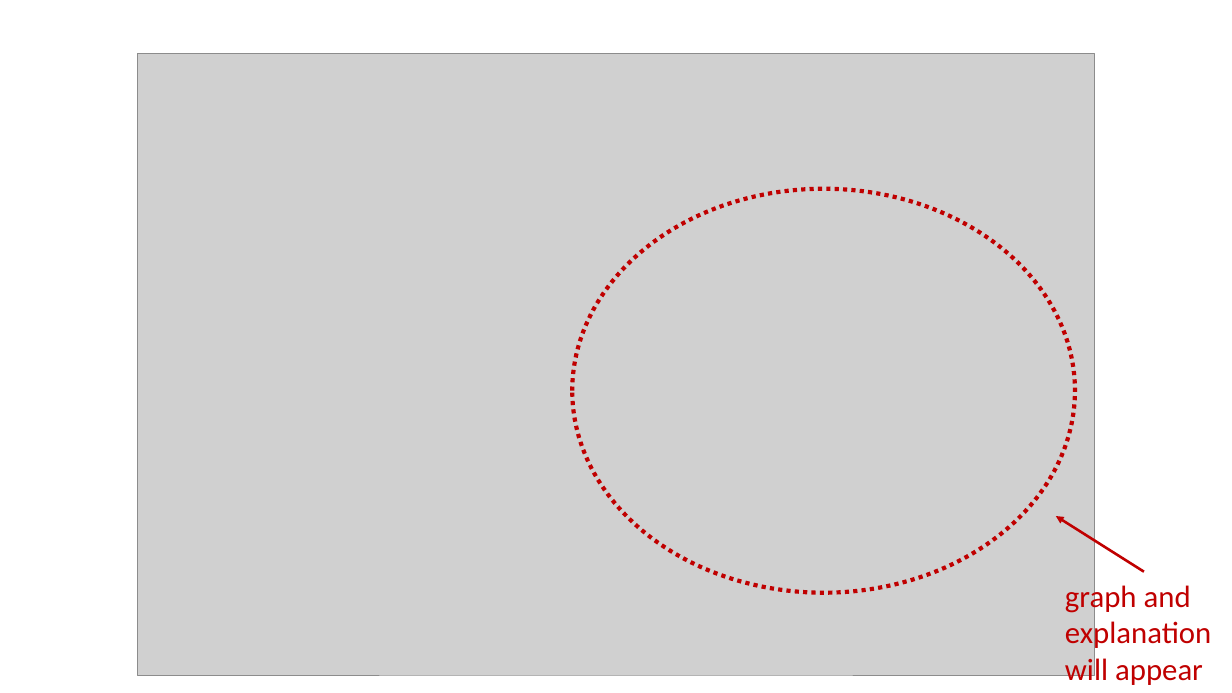
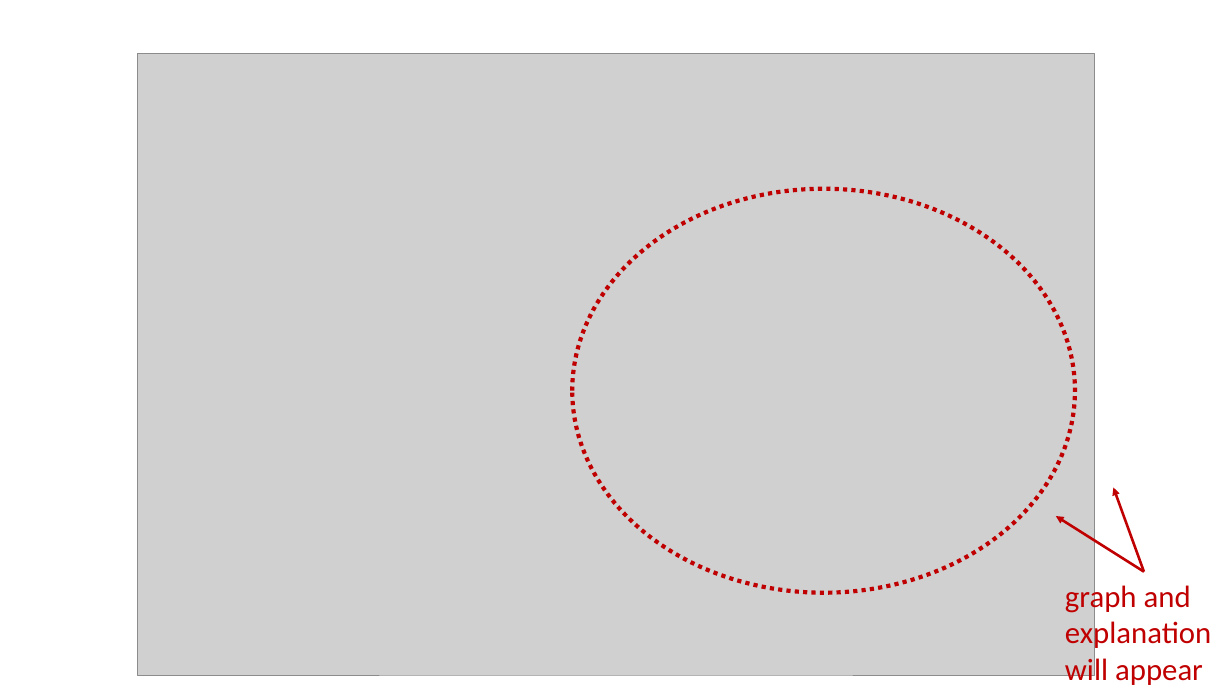
Before and after one commit to MCooperBorkenhagen/wisconsin_literacy_member_data, a slide deck: slide 12 of resources/member_data_webinar.pptx (slide 10 before the commit). Drawn at 1232x693 pixels with LibreOffice and Linux fonts; fonts in the diff are those of the drawing; grey boxes stand for pictures. Boxes give left, top, right and bottom in pixels: in the first picture for what was removed or moved away, otherwise in the second. Text is boxed around its words. In the diff, an @@ line names an element or a change of style, - is before the commit and + after.

```diff
--- a/resources/member_data_webinar.pptx
+++ b/resources/member_data_webinar.pptx
@@ arrow added from (1144, 572) to (1114, 488), #C00000 2 pt @@
```
Also in this commit, not shown: 10 other slides changed, 5 slides added, 1 slide removed, 5 other files.
